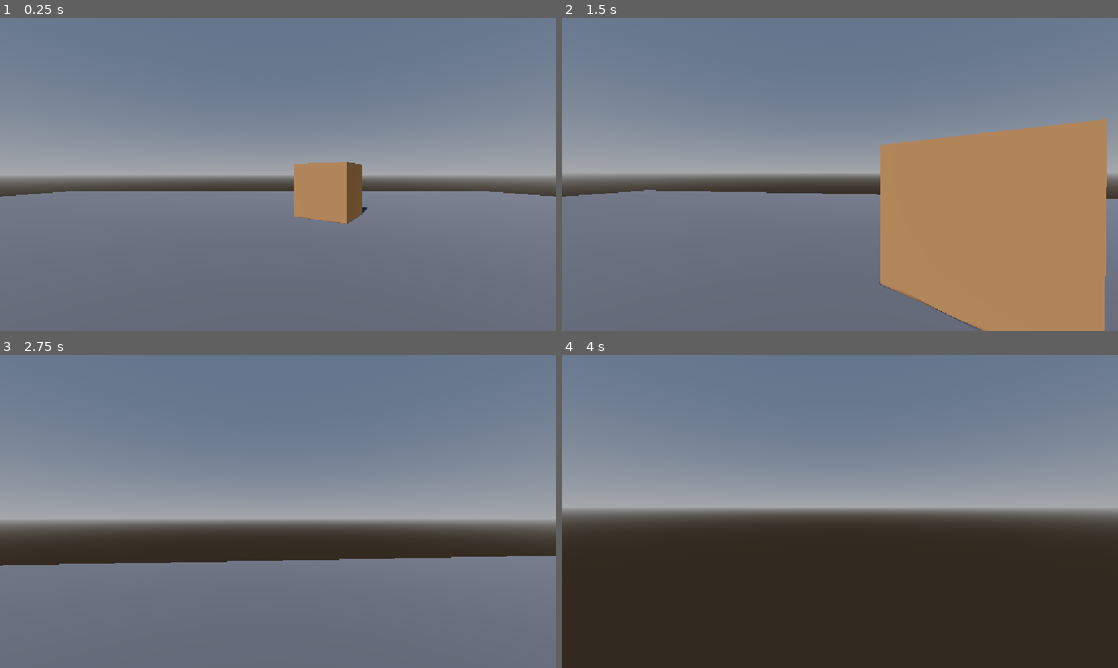
Above: before the commit, frames 1-4 (two rows, left to right).
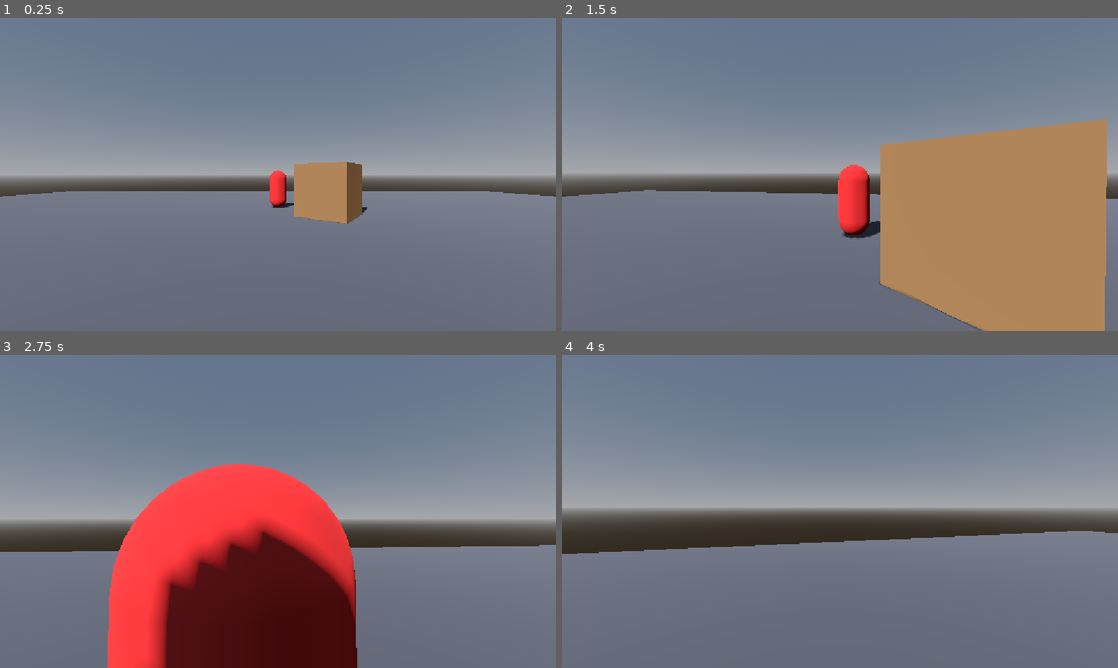
Above: after the commit, the same moments.

Repository: rcorre/exo
Game: Godot game, scene res://world/test_arena.tscn
Same seed, same stepped clock (60 frames per second), same inputs: the game is played once before the commit and once after it.
Inputs (mouse positions are in pixels of both pictures, inside the frame that each line leads up to):
- Up to frame 1 (0.25 s): no input
- Up to frame 2 (1.5 s): tap Enter at 0.5 s; move the mouse to (867, 174) at 0.52 s; press the mouse at (867, 174) at 0.53 s; hold W (move_forward) from 0.53 s (still down); move the mouse to (812, 174) at 1.27 s; release the mouse at (812, 174) at 1.28 s; click (812, 174) at 1.35 s
- Up to frame 3 (2.75 s): keep holding W (move_forward); move the mouse to (289, 505) at 2.02 s; press the mouse at (289, 505) at 2.03 s
- Up to frame 4 (4 s): keep holding W (move_forward); move the mouse to (834, 517) at 2.77 s; release the mouse at (834, 517) at 2.78 s; click (834, 517) at 2.85 s; move the mouse to (878, 514) at 3.52 s; press the mouse at (878, 514) at 3.53 s

The runs differ from the first frame. In frame 1, 0.3% of the frame differs, in the area x 48-53%, y 48-61%; in frame 2, 1.3%; in frame 3, 27%; in frame 4, 40%, in the area x 0-100%, y 56-100%.

Commit message:
Add damage.

Diff:
--- /dev/null
+++ b/enemies/enemy.gd
@@ -0,0 +1,16 @@
+extends StaticBody3D
+
+@export var max_health: int = 100
+
+var health: int
+
+func _ready() -> void:
+	health = max_health
+
+func take_damage(amount: int) -> void:
+	health -= amount
+	if health <= 0:
+		die()
+
+func die() -> void:
+	queue_free()
--- /dev/null
+++ b/enemies/enemy.tscn
@@ -0,0 +1,26 @@
+[gd_scene load_steps=5 format=3]
+
+[ext_resource type="Script" path="res://enemies/enemy.gd" id="1"]
+
+[sub_resource type="CapsuleShape3D" id="CapsuleShape3D_1"]
+radius = 0.4
+height = 1.8
+
+[sub_resource type="CapsuleMesh" id="CapsuleMesh_1"]
+radius = 0.4
+height = 1.8
+
+[sub_resource type="StandardMaterial3D" id="StandardMaterial3D_1"]
+albedo_color = Color(0.8, 0.15, 0.15, 1)
+
+[node name="Enemy" type="StaticBody3D"]
+script = ExtResource("1")
+
+[node name="CollisionShape3D" type="CollisionShape3D" parent="."]
+position = Vector3(0, 0.9, 0)
+shape = SubResource("CapsuleShape3D_1")
+
+[node name="MeshInstance3D" type="MeshInstance3D" parent="."]
+position = Vector3(0, 0.9, 0)
+mesh = SubResource("CapsuleMesh_1")
+surface_material_override/0 = SubResource("StandardMaterial3D_1")
--- a/player/player.gd
+++ b/player/player.gd
@@ -5,8 +5,11 @@
 const DECEL := 35.0
 const MOUSE_SENSITIVITY := 0.003
 const PITCH_LIMIT := deg_to_rad(89.0)
+const FIRE_RANGE := 100.0
+const FIRE_DAMAGE := 25
 
 @onready var head: Node3D = $Head
+@onready var camera: Camera3D = $Head/Camera3D
 
 var gravity: float = ProjectSettings.get_setting("physics/3d/default_gravity")
 
@@ -20,8 +23,22 @@
 		head.rotation.x = clamp(head.rotation.x, -PITCH_LIMIT, PITCH_LIMIT)
 	elif event.is_action_pressed("ui_cancel"):
 		Input.mouse_mode = Input.MOUSE_MODE_VISIBLE
-	elif event is InputEventMouseButton and event.pressed and Input.mouse_mode == Input.MOUSE_MODE_VISIBLE:
-		Input.mouse_mode = Input.MOUSE_MODE_CAPTURED
+	elif event is InputEventMouseButton and event.pressed:
+		if Input.mouse_mode == Input.MOUSE_MODE_VISIBLE:
+			Input.mouse_mode = Input.MOUSE_MODE_CAPTURED
+		elif event.is_action_pressed("fire"):
+			_fire()
+
+func _fire() -> void:
+	var from := camera.global_transform.origin
+	var to := from + camera.global_transform.basis * Vector3(0.0, 0.0, -FIRE_RANGE)
+
+	var query := PhysicsRayQueryParameters3D.create(from, to)
+	query.exclude = [self]
+
+	var result := get_world_3d().direct_space_state.intersect_ray(query)
+	if result and result.collider.has_method("take_damage"):
+		result.collider.take_damage(FIRE_DAMAGE)
 
 func _physics_process(delta: float) -> void:
 	if not is_on_floor():
--- a/project.godot
+++ b/project.godot
@@ -37,6 +37,11 @@
 "events": [Object(InputEventKey,"resource_local_to_scene":false,"resource_name":"","device":-1,"window_id":0,"alt_press …(190 unchanged characters)…
 ]
 }
+fire={
+"deadzone": 0.5,
+"events": [Object(InputEventMouseButton,"resource_local_to_scene":false,"resource_name":"","device":-1,"window_id":0,"button_mask":0,"position":Vector2(0, 0),"global_position":Vector2(0, 0),"factor":1.0,"button_index":1,"canceled":false,"pressed":false,"double_click":false,"script":null)
+]
+}
 
 [display]
 
--- a/world/test_arena.tscn
+++ b/world/test_arena.tscn
@@ -1,6 +1,7 @@
-[gd_scene load_steps=11 format=3]
+[gd_scene load_steps=12 format=3]
 
 [ext_resource type="PackedScene" path="res://player/player.tscn" id="1"]
+[ext_resource type="PackedScene" path="res://enemies/enemy.tscn" id="2"]
 
 [sub_resource type="ProceduralSkyMaterial" id="ProceduralSkyMaterial_1"]
 
@@ -85,3 +86,6 @@
 
 [node name="Player" parent="." instance=ExtResource("1")]
 position = Vector3(0, 0.1, 0)
+
+[node name="Enemy" parent="." instance=ExtResource("2")]
+position = Vector3(0, 0, -10)
Not shown, added: enemies/enemy.gd.uid
